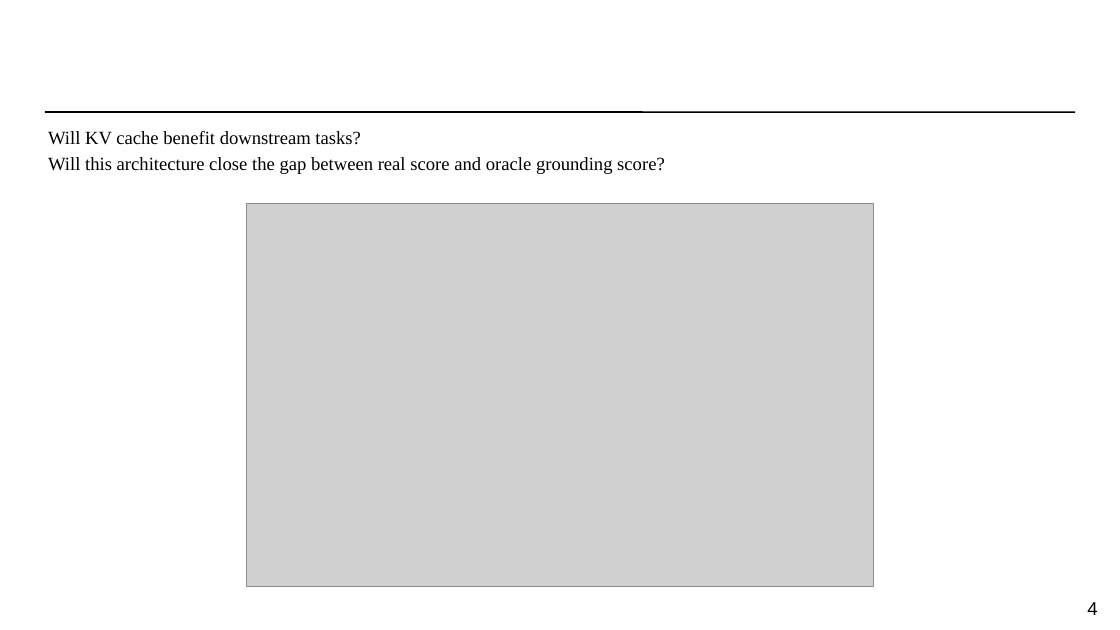
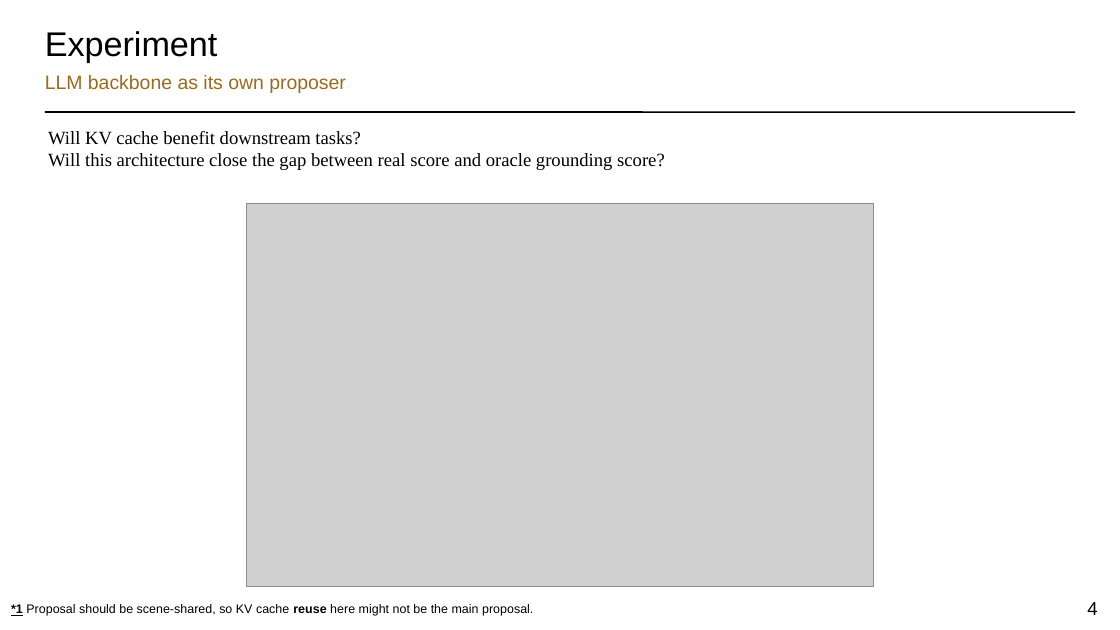
Before and after one commit to torridfish/dotfiles, a slide deck: slide 4 of agents/.agents/skills/research-slides/assets/research-slides-template.pptx. Drawn at 1120x630 pixels with LibreOffice and Linux fonts; fonts in the diff are those of the drawing; grey boxes stand for pictures. Boxes give left, top, right and bottom in pixels: in the first picture for what was removed or moved away, otherwise in the second. Text is boxed around its words. In the diff, an @@ line names an element or a change of style, - is before the commit and + after.

```diff
--- a/agents/.agents/skills/research-slides/assets/research-slides-template.pptx
+++ b/agents/.agents/skills/research-slides/assets/research-slides-template.pptx
@@ text added at (45, 31, 218, 63), 22 pt, text #000000 @@
+Experiment
@@ text added at (45, 75, 346, 93), 12.5 pt, text #9C6B1E @@
+LLM backbone as its own proposer
@@ text "Will KV cache benefit downstream ..." at (48, 131, 665, 170): less space between paragraphs @@
@@ text added at (11, 604, 533, 616), 8 pt, text #000000 @@
+*1 Proposal should be scene-shared, so KV cache reuse here might not be the main proposal.
```
Also in this commit, not shown: 12 other slides changed, 1 slide added, 1 slide removed, 2 other files.
